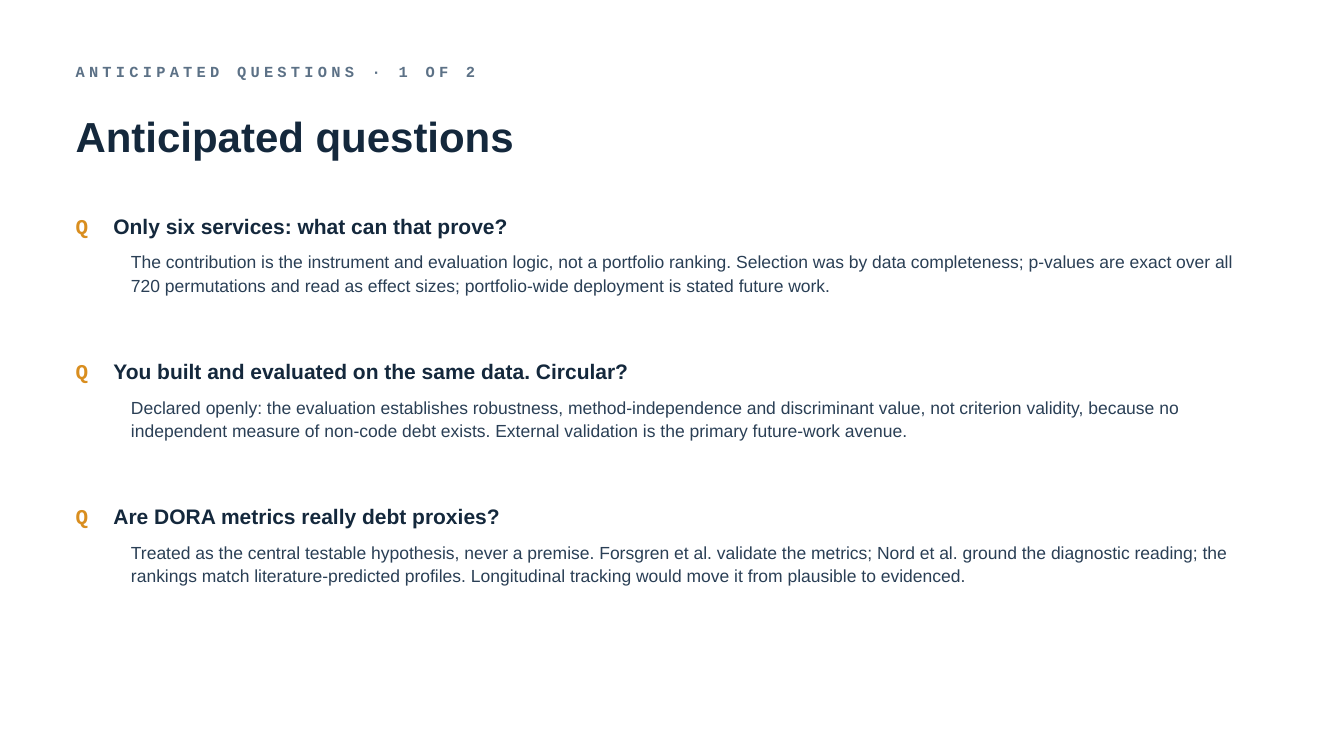
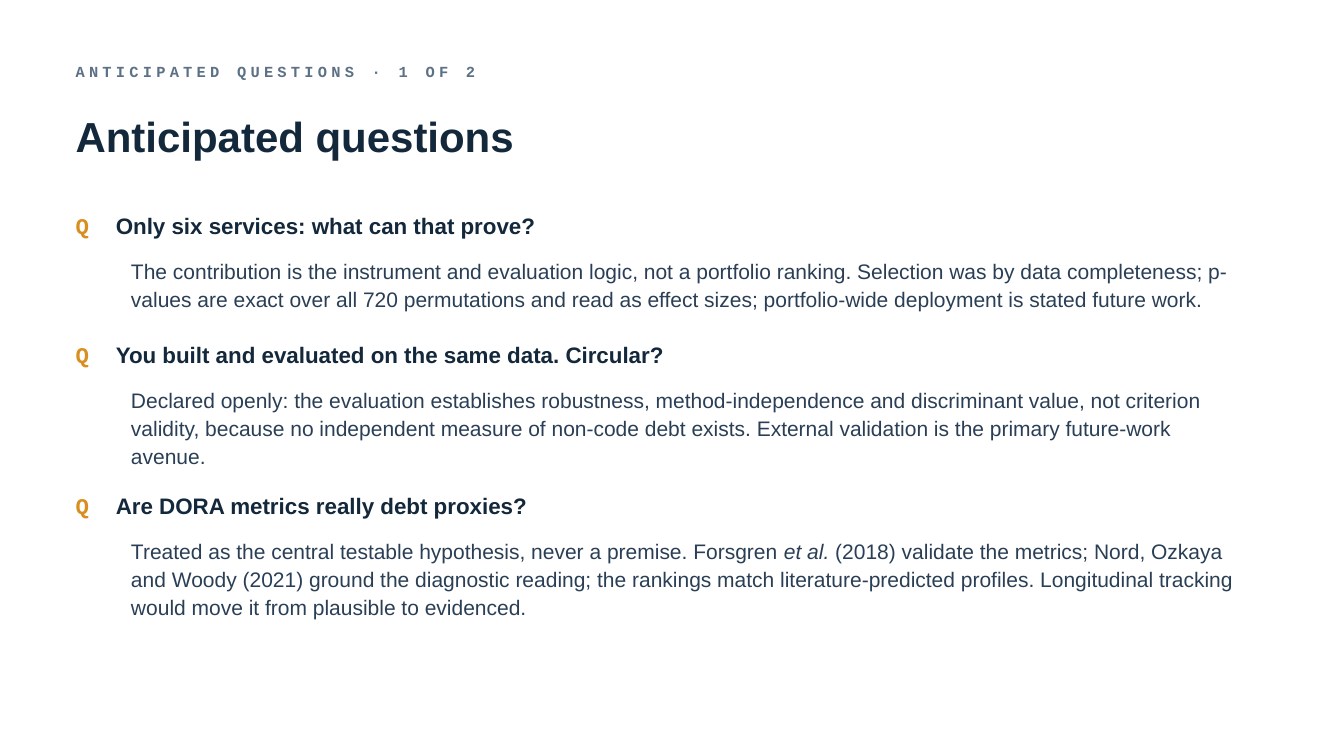
Before and after one commit to TobiZeier/MScProject, a slide deck: slide 13 of presentation/defense.pptx. Drawn at 1344x756 pixels with LibreOffice and Linux fonts; fonts in the diff are those of the drawing. Boxes give left, top, right and bottom in pixels: in the first picture for what was removed or moved away, otherwise in the second. Text is boxed around its words. In the diff, an @@ line names an element or a change of style, - is before the commit and + after.

Commit message:
correcting data and adding content to presentation

```diff
--- a/presentation/defense.pptx
+++ b/presentation/defense.pptx
@@ text "The contribution is the instrument ..." at (131, 263, 1227, 311): size 12.5 to 15 pt @@
@@ size 15 to 16 pt in 3 elements at (76, 217, 535, 239), (76, 497, 527, 519), (76, 346, 664, 368) @@
@@ text "Q You built and evaluated ...": place and size @@
-text "Q You built and evaluated ..." at (76, 363, 628, 383)
+text "Q You built and evaluated ..." at (76, 346, 664, 368)
@@ text "Declared openly: the evaluation establishes ..." at (131, 392, 1201, 464): size 12.5 to 15 pt @@
@@ text "Declared openly: the evaluation establishes ...": place and size @@
-text "Declared openly: the evaluation establishes ..." at (131, 401, 1178, 441)
+text "Declared openly: the evaluation establishes ..." at (131, 392, 1201, 464)
@@ text "Q Are DORA metrics really ...": place and size @@
-text "Q Are DORA metrics really ..." at (76, 508, 499, 528)
+text "Q Are DORA metrics really ..." at (76, 497, 527, 519)
@@ text at (131, 543, 1232, 620): text changed; size 12.5 to 15 pt @@
-Treated as the central testable hypothesis, never a premise. Forsgren et al. validate the metrics; Nord et al. ground the diagnostic reading; the rankings match literature-predicted profiles. Longitudinal tracking would move it from plausible to evidenced.
+Treated as the central testable hypothesis, never a premise. Forsgren et al. (2018) validate the metrics; Nord, Ozkaya and Woody (2021) ground the diagnostic reading; the rankings match literature-predicted profiles. Longitudinal tracking would move it from plausible to evidenced.
```
Also in this commit, not shown: 14 other slides changed, 10 other files.
